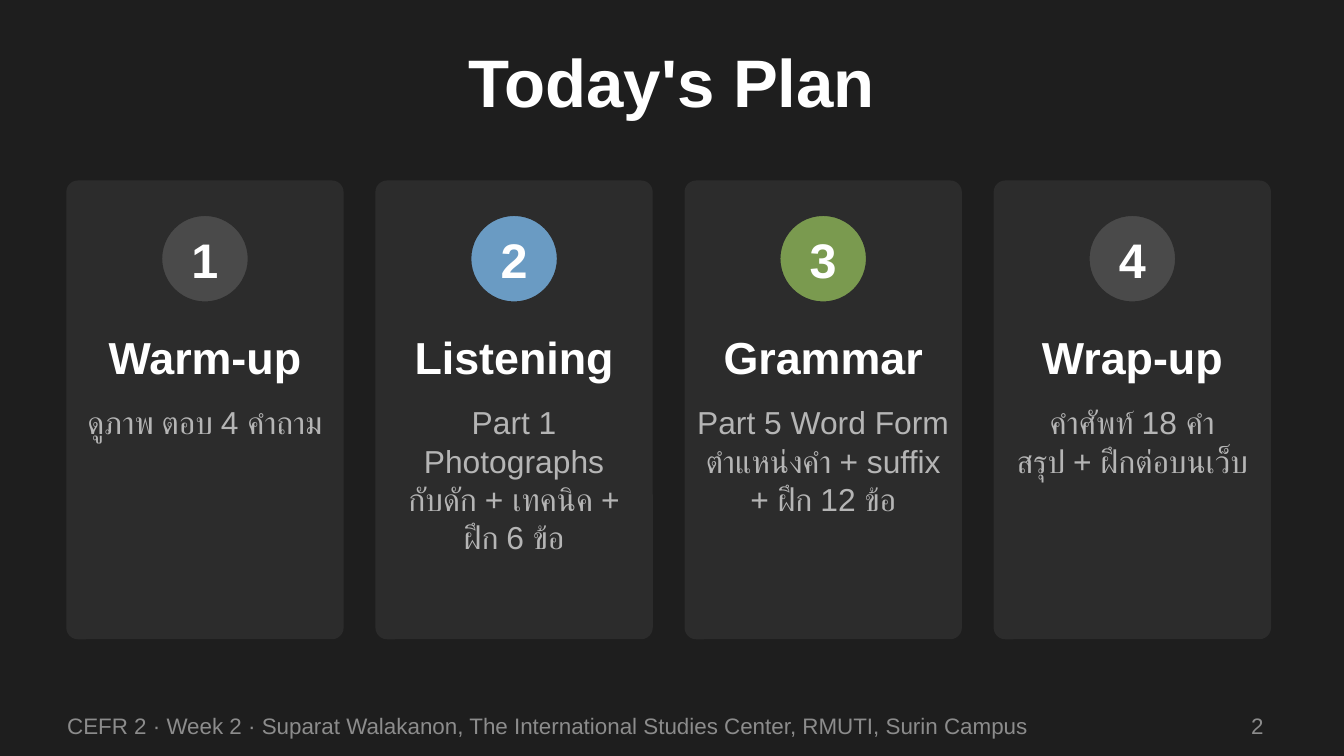
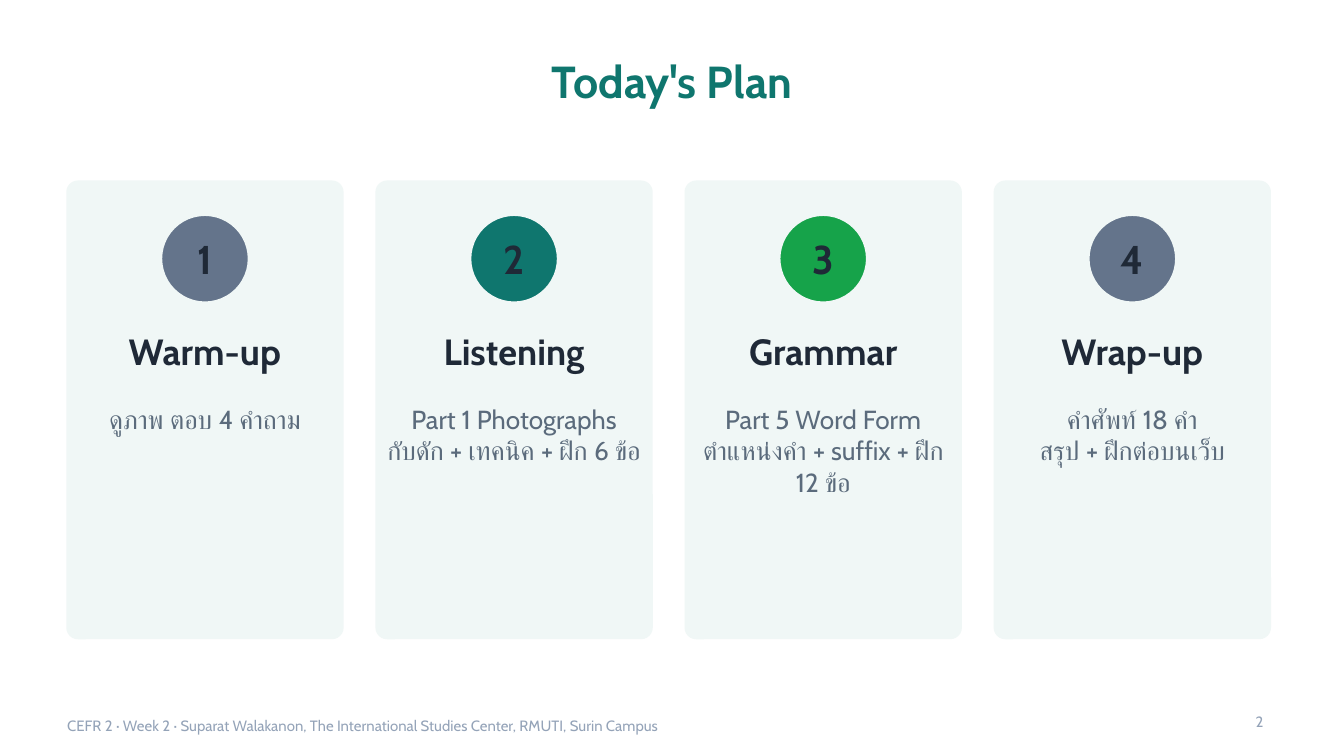
Before and after one commit to surin-english-hub/cefr2, a slide deck: slide 2 of docs/week-02/Week02_Part1_Photographs_Part5_WordForm.pptx. Drawn at 1344x756 pixels with LibreOffice and Linux fonts; fonts in the diff are those of the drawing. Boxes give left, top, right and bottom in pixels: in the first picture for what was removed or moved away, otherwise in the second. Text is boxed around its words. In the diff, an @@ line names an element or a change of style, - is before the commit and + after.

```diff
--- a/docs/week-02/Week02_Part1_Photographs_Part5_WordForm.pptx
+++ b/docs/week-02/Week02_Part1_Photographs_Part5_WordForm.pptx
@@ background #1E1E1E to #FFFFFF @@
@@ title "Today's Plan" at (552,64,792,108): size 36 to 24 pt, font Arial to Cabin, text colour #FFFFFF to #0F766E @@
@@ fill #2C2C2C to #F0F7F6; outline #2C2C2C 1 pt to #F0F7F6 1 pt in 4 elements at (67,181,343,638), (376,181,652,638), (685,181,961,638), (995,181,1270,638) @@
@@ ellipse at (161,215,249,302): fill #4A4A4A to #64748B; outline #2C2C2C 1 pt to #F0F7F6 1 pt @@
@@ ellipse at (470,215,558,302): fill #6A9BC3 to #0F766E; outline #2C2C2C 1 pt to #F0F7F6 1 pt @@
@@ ellipse at (780,215,867,302): fill #7A9A4F to #16A34A; outline #2C2C2C 1 pt to #F0F7F6 1 pt @@
@@ size 26 to 21.5 pt, font Arial to Cabin, text colour #FFFFFF to #1F2937 in 4 elements at (198,246,213,274), (503,245,524,274), (812,245,834,275), (1121,246,1144,274) @@
@@ ellipse at (1089,215,1176,302): fill #4A4A4A to #64748B; outline #2C2C2C 1 pt to #F0F7F6 1 pt @@
@@ size 24 to 19.5 pt, font Arial to Cabin, text colour #FFFFFF to #1F2937 in 4 elements at (129,339,281,374), (444,339,585,374), (749,339,897,366), (1061,339,1202,374) @@
@@ size 17 to 14 pt, font Arial to Cabin, text colour #B5B5B5 to #5B6B7C in 4 elements at (109,410,300,436), (387,409,641,461), (703,409,944,492), (1040,409,1225,467) @@
@@ text "CEFR 2 · Week 2 ..." at (67,720,658,735): size 12 to 8 pt, font Arial to Cabin, text colour #8C8C8C to #94A3B8 @@
@@ page number at (1256,716,1264,727): size 12 to 8 pt, font Arial to Cabin, text colour #8C8C8C to #94A3B8 @@
```
Also in this commit, not shown: 24 other slides changed, 2 other files.
